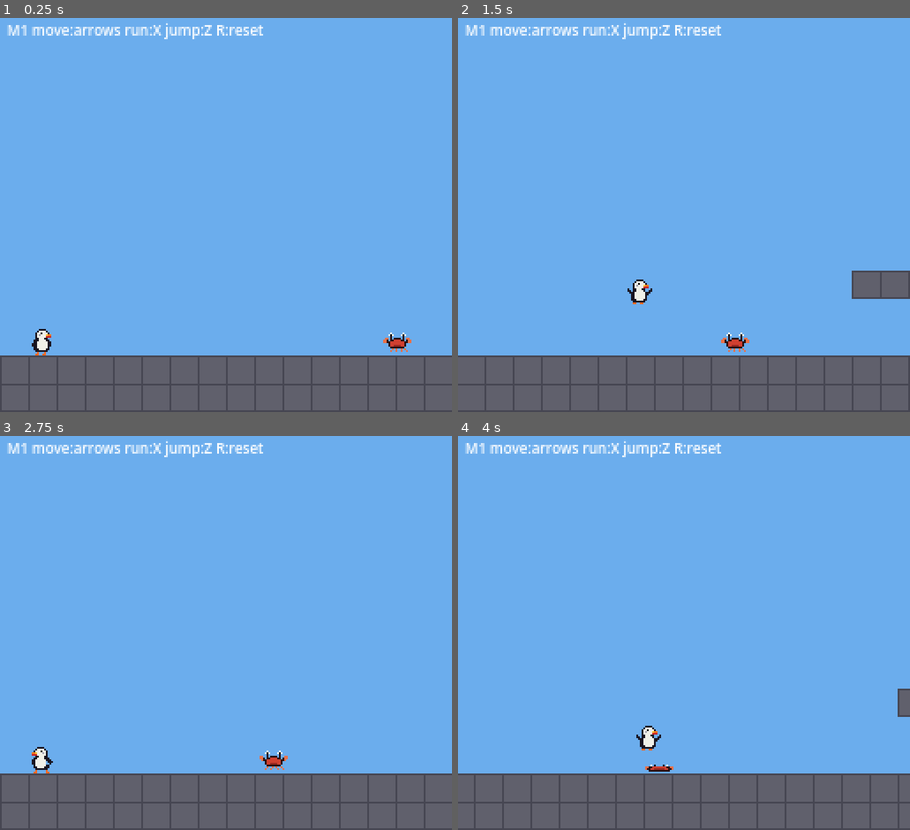
Above: before the commit, frames 1-4 (two rows, left to right).
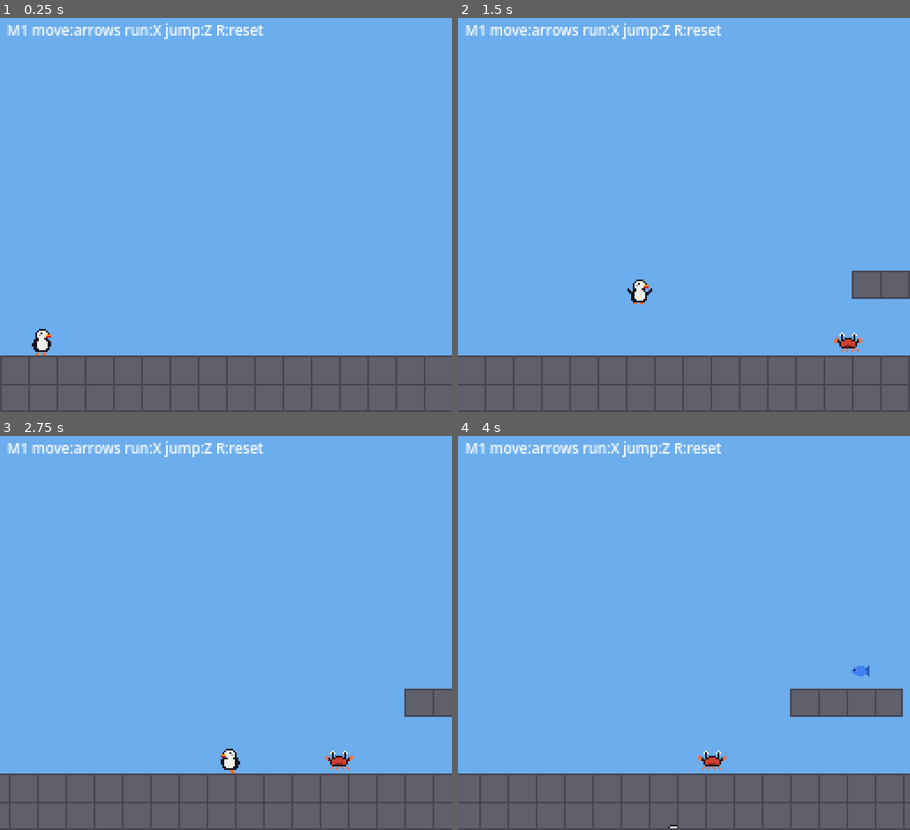
Above: after the commit, the same moments.

Repository: mikenev/puffin-platformer
Game: Godot game, scene res://scenes/main.tscn
Two runs of this game, one before a commit and one after it. Both use one fixed random seed, a clock stepped at 60 frames per second and the inputs below.
Inputs:
- Up to frame 1 (0.25 s): no input
- Up to frame 2 (1.5 s): hold Shift (run) 0.53-1.28 s; hold Right (move_right) from 0.53 s (still down); tap Space (jump) at 0.77 s; tap Z at 1.35 s
- Up to frame 3 (2.75 s): tap Space (jump) at 1.52 s; release Right (move_right) at 2.03 s; hold Left (move_left) from 2.03 s (still down); tap X at 2.1 s
- Up to frame 4 (4 s): release Left (move_left) at 2.78 s; hold Right (move_right) from 2.78 s (still down); tap Shift (run) at 2.85 s; tap Space (jump) at 3.02, 3.77 s; tap Z at 3.6 s

The runs differ from the first frame. In frame 1, 0.2% of the frame differs, in the area x 84-92%, y 79-85%; in frame 2, 0.3%; in frame 3, 3.1%; in frame 4, 4.0%, in the area x 3-100%, y 58-100%.

Commit message:
Crab spawn safety: bounded patrols away from spawn and gap landings, respawn invulnerability, crabs reset on death/R, tests

Diff:
--- a/scripts/enemy.gd
+++ b/scripts/enemy.gd
@@ -15,6 +15,9 @@
 @export var speed := 28.0
 @export var gravity := 900.0
 var dir := -1
+## Patrol bounds in px (left/right edge the body may reach); INF = only walls/ledges.
+var patrol_min_x := -INF
+var patrol_max_x := INF
 var squashed := false
 var _sprite := AnimatedSprite2D.new()
 
@@ -38,6 +41,10 @@
 	velocity.y = minf(velocity.y + gravity * delta, 300.0)
 	if is_on_floor() and (is_on_wall() or not _floor_ahead()):
 		dir = -dir
+	if dir < 0 and global_position.x - SIZE.x / 2.0 <= patrol_min_x:
+		dir = 1
+	elif dir > 0 and global_position.x + SIZE.x / 2.0 >= patrol_max_x:
+		dir = -1
 	velocity.x = speed * dir
 	move_and_slide()
 	_sprite.flip_h = dir > 0
--- a/scripts/level.gd
+++ b/scripts/level.gd
@@ -30,7 +30,10 @@
 const HUD_TEXT := "M1 move:arrows run:X jump:Z R:reset"
 
 ## Gameplay spawns (tile coords). Enemies stand on the ground row; fish float 1 tile above a surface.
-const ENEMY_SPAWNS := [Vector2i(14, 11), Vector2i(50, 11), Vector2i(62, 11), Vector2i(78, 11), Vector2i(100, 11), Vector2i(118, 11)]
+## Each crab: [spawn tile, patrol min column, patrol max column]. Patrols stay 6+ tiles from
+## spawn and off the gap landing zones (c29-30, c44-46, c58-63, c86-91).
+const ENEMY_SPAWNS := [[Vector2i(18, 11), 12, 25], [Vector2i(50, 11), 48, 53], [Vector2i(70, 11), 64, 81],
+	[Vector2i(100, 11), 92, 115], [Vector2i(124, 11), 116, 134]]
 const FISH_SPAWNS := [[Vector2i(18, 8), 1], [Vector2i(70, 7), 2], [Vector2i(96, 7), 1], [Vector2i(124, 11), 2]]
 
 var level_size := Vector2.ZERO
@@ -80,21 +83,35 @@
 	add_child(cam)
 	cam.make_current()
 	_player.respawned.connect(cam.snap_to_target)
+	_player.respawned.connect(_reset_enemies)
 	cam.snap_to_target()
 	_add_hud()
 	_spawn_gameplay()
 	Sfx.music("world1_theme")
 
 func _spawn_gameplay() -> void:
-	for t: Vector2i in ENEMY_SPAWNS:
-		var e := Enemy.new()
-		e.position = Vector2(t.x * TILE + TILE / 2.0, (t.y + 1) * TILE - Enemy.SIZE.y / 2.0)
-		add_child(e)
+	_spawn_enemies()
 	for f in FISH_SPAWNS:
 		var fish := FishPickup.new()
 		fish.power = f[1]
 		fish.position = Vector2(f[0].x * TILE + TILE / 2.0, f[0].y * TILE + TILE / 2.0)
 		add_child(fish)
+
+func _spawn_enemies() -> void:
+	for s in ENEMY_SPAWNS:
+		var t: Vector2i = s[0]
+		var e := Enemy.new()
+		e.position = Vector2(t.x * TILE + TILE / 2.0, (t.y + 1) * TILE - Enemy.SIZE.y / 2.0)
+		e.patrol_min_x = s[1] * TILE
+		e.patrol_max_x = (s[2] + 1) * TILE
+		add_child(e)
+
+## On death or R: every crab (stomped ones too) goes back to its spawn.
+func _reset_enemies() -> void:
+	for e in get_tree().get_nodes_in_group("enemies"):
+		e.remove_from_group("enemies")
+		e.queue_free()
+	_spawn_enemies()
 
 func _add_block(r: Rect2, kind: String) -> void:
 	var body := StaticBody2D.new()
--- a/scripts/player.gd
+++ b/scripts/player.gd
@@ -57,6 +57,7 @@
 @export var stomp_bounce_velocity := -200.0
 @export var stomp_bounce_held := -320.0  ## bounce when jump is held on stomp
 @export var hurt_invuln_time := 1.5
+@export var respawn_invuln_time := 1.5
 const POWER_TINT := {0: Color.WHITE, 1: Color8(150, 190, 255), 2: Color8(160, 255, 170)}
 const FLICKER_HZ := 15.0
 var diving := false
@@ -286,7 +287,7 @@
 	global_position = spawn_point
 	velocity = Vector2.ZERO
 	_death_t = 0.0
-	_invuln = 0.0
+	_invuln = respawn_invuln_time  # brief flicker so nothing can hit you right at spawn
 	if fell:
 		set_power(Power.NONE)
 	_jumping = false
--- a/tests/test_gameplay.gd
+++ b/tests/test_gameplay.gd
@@ -22,7 +22,12 @@
 
 func reset_at(pos: Vector2, pw := Puffin.Power.NONE) -> void:
 	for a in ["move_left", "move_right", "jump", "run", "move_down"]: press(a, false)
-	P.respawn(false)
+	P.respawn(false)  # also resets level crabs; clear them so they don't interfere
+	for e in L.get_children():
+		if e is Enemy:
+			e.remove_from_group("enemies")
+			e.queue_free()
+	P._invuln = 0.0
 	P.global_position = pos
 	P.velocity = Vector2.ZERO
 	P.set_power(pw)
@@ -63,9 +68,8 @@
 	var bounce := []
 	for held in [false, true]:
 		Sfx.history.clear()
+		await reset_at(Vector2(380, 120))
 		var e := enemy_at(380)
-		await frames(2)
-		await reset_at(Vector2(380, 120))
 		var vy_after := 0.0
 		for i in 90:
 			if held and i == 10: press("jump")  # after coyote time, so it is not a jump
@@ -85,8 +89,8 @@
 
 	# Side hit while normal -> death
 	Sfx.history.clear()
+	await reset_at(Vector2(350, 183))
 	var e2 := enemy_at(380)
-	await reset_at(Vector2(350, 183))
 	press("move_right")
 	await frames(40)
 	ok(P.is_dying(), "side hit kills unpowered puffin")
@@ -95,8 +99,8 @@
 	e2.queue_free()
 
 	# Side hit while powered -> depower + invuln, no death
+	await reset_at(Vector2(350, 183), Puffin.Power.GLIDE)
 	var e3 := enemy_at(380)
-	await reset_at(Vector2(350, 183), Puffin.Power.GLIDE)
 	press("move_right")
 	await frames(40)
 	ok(not P.is_dying() and P.power == Puffin.Power.NONE and P.is_invulnerable(), "powered side hit drops power, survives, invulnerable")
@@ -146,5 +150,56 @@
 	press("move_right"); press("run"); await frames(50); press("move_right", false); press("move_left"); await frames(10)
 	ok(Sfx.history.has("skid"), "skid sfx fired")
 	press("move_left", false); press("run", false)
+
+	# Spawn safety: no crab patrol range within 6 tiles of spawn
+	var lv := L as Node
+	var spawn_x: float = P.spawn_point.x
+	var near := 999.0
+	for sp in lv.ENEMY_SPAWNS:
+		near = minf(near, sp[1] * lv.TILE - spawn_x)
+	ok(near >= 6 * lv.TILE, "closest crab patrol edge is %.0f px (%.1f tiles) from spawn" % [near, near / lv.TILE])
+	# ...and in practice: let the real crabs patrol for 20 s and track the closest approach
+	P.respawn(false)
+	await frames(2)
+	var crabs := L.get_children().filter(func(c): return c is Enemy)
+	var closest := 9999.0
+	for i in 1200:
+		await physics_frame
+		P.global_position = P.spawn_point
+		P._invuln = 1.0  # keep the puffin parked at spawn without dying
+		for c in crabs:
+			if is_instance_valid(c): closest = minf(closest, c.global_position.x - Enemy.SIZE.x / 2.0 - spawn_x)
+	ok(closest >= 6 * 16, "crabs over 20 s stayed %.0f px from spawn" % closest)
+	# Respawn invulnerability
+	await reset_at(Vector2(300, 183))
+	P.respawn(false)
+	ok(P.is_invulnerable(), "invulnerable right after respawn")
+	for e in L.get_children(): if e is Enemy: e.remove_from_group("enemies"); e.queue_free()
+	var e5 := enemy_at(P.spawn_point.x + 6)
+	await frames(30)
+	ok(not P.is_dying(), "enemy touching puffin during respawn invulnerability does not kill")
+	await frames(70)
+	ok(not P.is_invulnerable(), "respawn invulnerability ends after ~1.5 s")
+	e5.queue_free()
+	# Crabs reset on R and on death (stomped ones come back)
+	P.respawn(false)
+	await frames(2)
+	var first := L.get_children().filter(func(c): return c is Enemy and not c.is_queued_for_deletion())
+	var n0 := first.size()
+	first[0].stomp(P)
+	first[1].global_position.x += 40
+	P.respawn(false)
+	await frames(2)
+	var after := L.get_children().filter(func(c): return c is Enemy and not c.is_queued_for_deletion())
+	var at_spawn := true
+	for i in after.size():
+		var sp: Vector2i = lv.ENEMY_SPAWNS[i][0]
+		if absf(after[i].global_position.x - (sp.x * 16 + 8)) > 2: at_spawn = false
+	ok(after.size() == n0 and at_spawn and after.all(func(c): return not c.squashed), "R reset: all %d crabs back at spawn, stomped ones restored" % n0)
+	after[0].stomp(P)
+	P.die()
+	await frames(70)
+	var after2 := L.get_children().filter(func(c): return c is Enemy and not c.is_queued_for_deletion())
+	ok(after2.size() == n0 and after2.all(func(c): return not c.squashed), "death respawn: all crabs restored")
 	print("RESULT: %d failures" % fails)
 	quit(1 if fails else 0)
